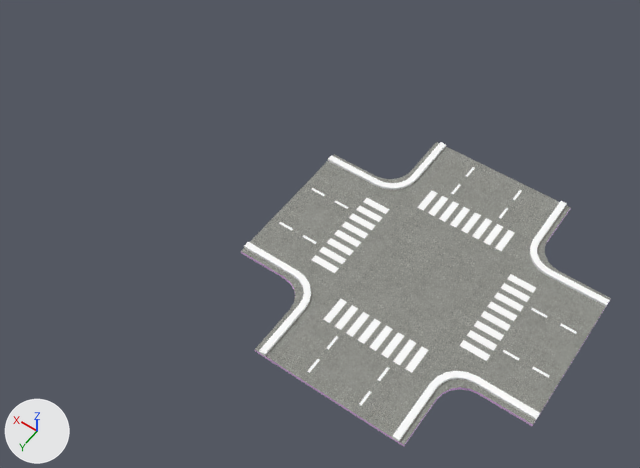
The FBX model Assets/Project/Graphics/3D/Models/MODULAR ROADS/4Roads/4Road_3.FBX, before and after one commit.
Both versions are drawn from a 50 mm camera at (-11.8, 26.0, 39.4) aimed at (6.8, 0.1, -1.5). Lighting does not change. The marker at lower left points along +X, +Y and +Z. Both versions are drawn at frame 1 of the action 'Take 001'; the numbers are the values there.

Objects in the first picture: '4Road'.
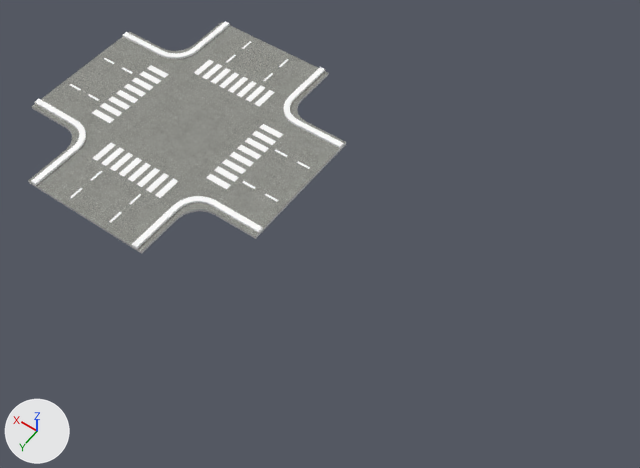
Location of each change, (x1, y1, x2, y2) in pixels of the pictures (640 x 468 px):
'4Road', moved
    before: (241, 142, 611, 447)
    after: (28, 21, 346, 254)

Patch to the scene script:
```diff
--- a/Assets/Project/Graphics/3D/Models/MODULAR ROADS/4Roads/4Road_3.FBX.py
+++ b/Assets/Project/Graphics/3D/Models/MODULAR ROADS/4Roads/4Road_3.FBX.py
@@ ob_4road @@
 ob_4road = bpy.data.objects.new('4Road', me_4road_ncl1_1)
-ob_4road.location = (0.0, 0.0, 0.0)
+ob_4road.location = (17.97, -1.26, 0.0)
 ob_4road.rotation_euler = (1.571, 0.0, 0.0)  # degrees (90, 0, 0)
```
